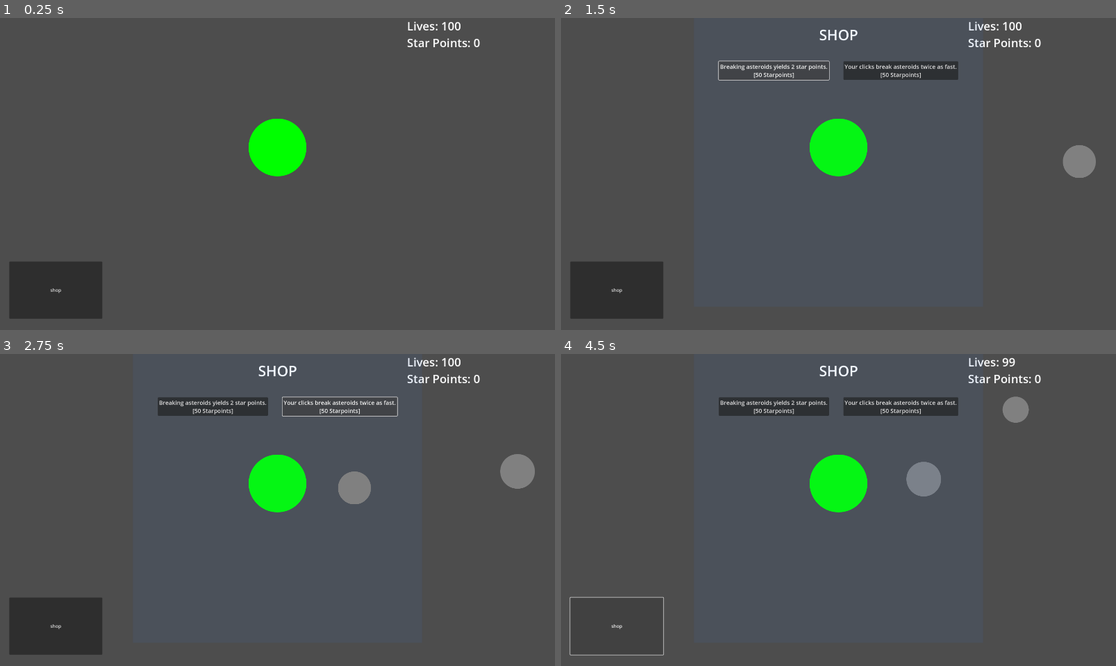
Above: before the commit, frames 1-4 (two rows, left to right).
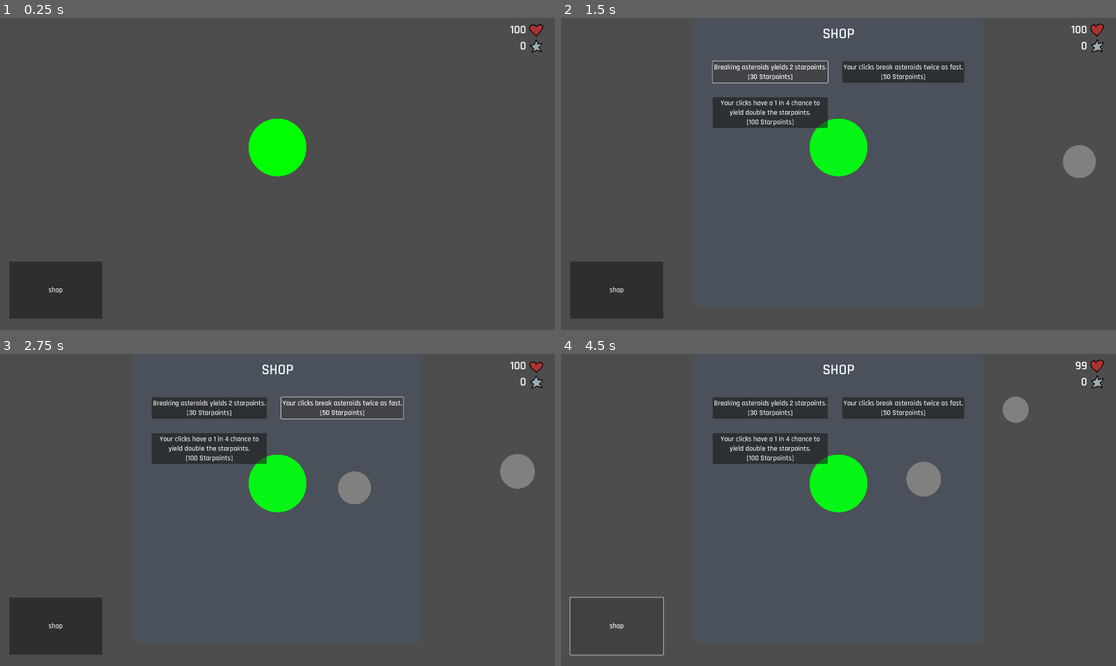
Above: after the commit, the same moments.

Repository: Paracosms/uni-jam
Game: Godot game, scene res://scenes/main.tscn
Two runs of this game, one before a commit and one after it. Both use one fixed random seed, a clock stepped at 60 frames per second and the inputs below.
Inputs (mouse positions are in pixels of both pictures, inside the frame that each line leads up to):
- Up to frame 1 (0.25 s): no input
- Up to frame 2 (1.5 s): click "shop" at 0.5 s; click "Breaking asteroids yields 2 s…" at 1.25 s
- Up to frame 3 (2.75 s): click "Your clicks break asteroids t…" at 2 s
- Up to frame 4 (4.5 s): click (771, 447) at 2.75 s, where only the run after the commit has a clickable "Your clicks have a 1 in 4 cha…"; click "shop" at 3.5 s; click "shop" at 4.25 s

The runs differ from the first frame. In frame 1, 0.5% of the frame differs, in the area x 8-98%, y 1-89%; in frame 2, 3.6%; in frame 3, 3.6%; in frame 4, 3.7%.

Commit message:
Add animated UI and shop upgrades to game
Introduces a new UI scene with animated lives and starpoints, using custom font and theme. Refactors globals and asteroid logic to support critical hits and improved starpoint yield. Updates shop with new upgrade options and disables purchased upgrades. Removes old label from globals scene and integrates UI into main scene. Adds necessary assets and resources for animations and theme.

Diff:
--- /dev/null
+++ b/assets/resources/lives.tres
@@ -0,0 +1,14 @@
+[gd_resource type="AnimatedTexture" load_steps=4 format=3 uid="uid://7mtyqv42wlaf"]
+
+[ext_resource type="Texture2D" uid="uid://urjg5ts6lcdw" path="res://assets/sprites/animations/lives0.png" id="1_q2mpn"]
+[ext_resource type="Texture2D" uid="uid://bw61ohcorolgj" path="res://assets/sprites/animations/lives1.png" id="2_u0dre"]
+[ext_resource type="Texture2D" uid="uid://drjmxq87n6g3m" path="res://assets/sprites/animations/lives2.png" id="3_nlgpg"]
+
+[resource]
+frames = 3
+speed_scale = 8.0
+frame_0/texture = ExtResource("1_q2mpn")
+frame_1/texture = ExtResource("2_u0dre")
+frame_1/duration = 1.0
+frame_2/texture = ExtResource("3_nlgpg")
+frame_2/duration = 1.0
--- /dev/null
+++ b/assets/resources/starpoints.tres
@@ -0,0 +1,14 @@
+[gd_resource type="AnimatedTexture" load_steps=4 format=3 uid="uid://ygqyjex4xl27"]
+
+[ext_resource type="Texture2D" uid="uid://c6g6ns4y3rpta" path="res://assets/sprites/animations/starpoints0.png" id="1_6ofqr"]
+[ext_resource type="Texture2D" uid="uid://jcq6uujhasnu" path="res://assets/sprites/animations/starpoints1.png" id="2_8npuu"]
+[ext_resource type="Texture2D" uid="uid://cp74qspg64qvw" path="res://assets/sprites/animations/starpoints2.png" id="3_qxmrv"]
+
+[resource]
+frames = 3
+speed_scale = 8.0
+frame_0/texture = ExtResource("1_6ofqr")
+frame_1/texture = ExtResource("2_8npuu")
+frame_1/duration = 1.0
+frame_2/texture = ExtResource("3_qxmrv")
+frame_2/duration = 1.0
--- /dev/null
+++ b/assets/resources/textUI.tres
@@ -0,0 +1,145 @@
+[gd_resource type="Theme" load_steps=9 format=3 uid="uid://cebjujnfsoqb4"]
+
+[ext_resource type="FontFile" uid="uid://7gt0j4mddmvf" path="res://assets/fonts/Rajdhani-SemiBold.ttf" id="1_d5olg"]
+
+[sub_resource type="StyleBoxFlat" id="StyleBoxFlat_kpkwn"]
+content_margin_left = 4.0
+content_margin_top = 4.0
+content_margin_right = 4.0
+content_margin_bottom = 4.0
+bg_color = Color(0.1, 0.1, 0.1, 0.3)
+corner_radius_top_left = 3
+corner_radius_top_right = 3
+corner_radius_bottom_right = 3
+corner_radius_bottom_left = 3
+corner_detail = 5
+
+[sub_resource type="StyleBoxFlat" id="StyleBoxFlat_vl32q"]
+content_margin_left = 4.0
+content_margin_top = 4.0
+content_margin_right = 4.0
+content_margin_bottom = 4.0
+bg_color = Color(1, 1, 1, 0.75)
+draw_center = false
+border_width_left = 2
+border_width_top = 2
+border_width_right = 2
+border_width_bottom = 2
+corner_radius_top_left = 3
+corner_radius_top_right = 3
+corner_radius_bottom_right = 3
+corner_radius_bottom_left = 3
+corner_detail = 5
+expand_margin_left = 2.0
+expand_margin_top = 2.0
+expand_margin_right = 2.0
+expand_margin_bottom = 2.0
+
+[sub_resource type="StyleBoxFlat" id="StyleBoxFlat_32gd1"]
+content_margin_left = 4.0
+content_margin_top = 4.0
+content_margin_right = 4.0
+content_margin_bottom = 4.0
+bg_color = Color(0.225, 0.225, 0.225, 0.6)
+corner_radius_top_left = 3
+corner_radius_top_right = 3
+corner_radius_bottom_right = 3
+corner_radius_bottom_left = 3
+corner_detail = 5
+
+[sub_resource type="StyleBoxFlat" id="StyleBoxFlat_suyci"]
+content_margin_left = 4.0
+content_margin_top = 4.0
+content_margin_right = 4.0
+content_margin_bottom = 4.0
+bg_color = Color(0.1, 0.1, 0.1, 0.6)
+corner_radius_top_left = 3
+corner_radius_top_right = 3
+corner_radius_bottom_right = 3
+corner_radius_bottom_left = 3
+corner_detail = 5
+
+[sub_resource type="StyleBoxFlat" id="StyleBoxFlat_xjige"]
+content_margin_left = 4.0
+content_margin_top = 4.0
+content_margin_right = 4.0
+content_margin_bottom = 4.0
+bg_color = Color(0, 0, 0, 0.6)
+corner_radius_top_left = 3
+corner_radius_top_right = 3
+corner_radius_bottom_right = 3
+corner_radius_bottom_left = 3
+corner_detail = 5
+
+[sub_resource type="StyleBoxEmpty" id="StyleBoxEmpty_g57i6"]
+
+[sub_resource type="StyleBoxEmpty" id="StyleBoxEmpty_xr8sf"]
+content_margin_left = 0.0
+content_margin_top = 0.0
+content_margin_right = 0.0
+content_margin_bottom = 0.0
+
+[resource]
+Button/colors/font_color = Color(0.875, 0.875, 0.875, 1)
+Button/colors/font_disabled_color = Color(0.875, 0.875, 0.875, 0.5)
+Button/colors/font_focus_color = Color(0.95, 0.95, 0.95, 1)
+Button/colors/font_hover_color = Color(0.95, 0.95, 0.95, 1)
+Button/colors/font_hover_pressed_color = Color(1, 1, 1, 1)
+Button/colors/font_outline_color = Color(0, 0, 0, 1)
+Button/colors/font_pressed_color = Color(1, 1, 1, 1)
+Button/colors/icon_disabled_color = Color(1, 1, 1, 0.4)
+Button/colors/icon_focus_color = Color(1, 1, 1, 1)
+Button/colors/icon_hover_color = Color(1, 1, 1, 1)
+Button/colors/icon_hover_pressed_color = Color(1, 1, 1, 1)
+Button/colors/icon_normal_color = Color(1, 1, 1, 1)
+Button/colors/icon_pressed_color = Color(1, 1, 1, 1)
+Button/constants/align_to_largest_stylebox = 0
+Button/constants/h_separation = 4
+Button/constants/icon_max_width = 0
+Button/constants/outline_size = 0
+Button/font_sizes/font_size = 25
+Button/fonts/font = ExtResource("1_d5olg")
+Button/styles/disabled = SubResource("StyleBoxFlat_kpkwn")
+Button/styles/focus = SubResource("StyleBoxFlat_vl32q")
+Button/styles/hover = SubResource("StyleBoxFlat_32gd1")
+Button/styles/normal = SubResource("StyleBoxFlat_suyci")
+Button/styles/pressed = SubResource("StyleBoxFlat_xjige")
+Label/colors/font_color = Color(1, 1, 1, 1)
+Label/colors/font_outline_color = Color(0, 0, 0, 1)
+Label/colors/font_shadow_color = Color(0, 0, 0, 0)
+Label/constants/line_spacing = 3
+Label/constants/outline_size = 0
+Label/constants/shadow_offset_x = 1
+Label/constants/shadow_offset_y = 1
+Label/constants/shadow_outline_size = 1
+Label/fonts/font = ExtResource("1_d5olg")
+Label/styles/normal = SubResource("StyleBoxEmpty_g57i6")
+RichTextLabel/colors/default_color = Color(1, 1, 1, 1)
+RichTextLabel/colors/font_outline_color = Color(0, 0, 0, 1)
+RichTextLabel/colors/font_selected_color = Color(0, 0, 0, 0)
+RichTextLabel/colors/font_shadow_color = Color(0, 0, 0, 0)
+RichTextLabel/colors/selection_color = Color(0.1, 0.1, 1, 0.8)
+RichTextLabel/colors/table_border = Color(0, 0, 0, 0)
+RichTextLabel/colors/table_even_row_bg = Color(0, 0, 0, 0)
+RichTextLabel/colors/table_odd_row_bg = Color(0, 0, 0, 0)
+RichTextLabel/constants/line_separation = 0
+RichTextLabel/constants/outline_size = 0
+RichTextLabel/constants/shadow_offset_x = 1
+RichTextLabel/constants/shadow_offset_y = 1
+RichTextLabel/constants/shadow_outline_size = 1
+RichTextLabel/constants/table_h_separation = 3
+RichTextLabel/constants/table_v_separation = 3
+RichTextLabel/constants/text_highlight_h_padding = 3
+RichTextLabel/constants/text_highlight_v_padding = 3
+RichTextLabel/font_sizes/bold_font_size = 16
+RichTextLabel/font_sizes/bold_italics_font_size = 16
+RichTextLabel/font_sizes/italics_font_size = 16
+RichTextLabel/font_sizes/mono_font_size = 16
+RichTextLabel/font_sizes/normal_font_size = 16
+RichTextLabel/fonts/bold_font = ExtResource("1_d5olg")
+RichTextLabel/fonts/bold_italics_font = ExtResource("1_d5olg")
+RichTextLabel/fonts/italics_font = ExtResource("1_d5olg")
+RichTextLabel/fonts/mono_font = ExtResource("1_d5olg")
+RichTextLabel/fonts/normal_font = ExtResource("1_d5olg")
+RichTextLabel/styles/focus = SubResource("StyleBoxFlat_vl32q")
+RichTextLabel/styles/normal = SubResource("StyleBoxEmpty_xr8sf")
--- a/project.godot
+++ b/project.godot
@@ -25,3 +25,7 @@
 window/size/viewport_height=1080
 window/size/resizable=false
 window/size/borderless=true
+
+[gui]
+
+theme/custom="uid://cebjujnfsoqb4"
--- a/scenes/globals.tscn
+++ b/scenes/globals.tscn
@@ -1,19 +1,6 @@
-[gd_scene load_steps=4 format=3 uid="uid://rj1qruh2kyqx"]
+[gd_scene load_steps=2 format=3 uid="uid://rj1qruh2kyqx"]
 
 [ext_resource type="Script" uid="uid://bxr5pnry6titu" path="res://scripts/globals.gd" id="1_e82qx"]
-[ext_resource type="Script" uid="uid://btoba4j5yk7k4" path="res://scripts/label.gd" id="2_uf85h"]
-
-[sub_resource type="LabelSettings" id="LabelSettings_e82qx"]
-font_size = 40
 
 [node name="Globals" type="Node2D"]
 script = ExtResource("1_e82qx")
-
-[node name="Label" type="Label" parent="."]
-offset_left = 1408.0
-offset_right = 1920.0
-offset_bottom = 128.0
-text = "Lives: _____
-Star Points: _____"
-label_settings = SubResource("LabelSettings_e82qx")
-script = ExtResource("2_uf85h")
--- a/scenes/main.tscn
+++ b/scenes/main.tscn
@@ -1,13 +1,18 @@
-[gd_scene load_steps=5 format=3 uid="uid://c1lhoo3nuiyi6"]
+[gd_scene load_steps=6 format=3 uid="uid://c1lhoo3nuiyi6"]
 
 [ext_resource type="PackedScene" uid="uid://cafa1kp7jmpc5" path="res://scenes/asteroid.tscn" id="1"]
 [ext_resource type="Script" uid="uid://8o3ytshbr1qp" path="res://scripts/main.gd" id="1_jyhfs"]
 [ext_resource type="PackedScene" uid="uid://c53rpnk5xwo62" path="res://scenes/earth.tscn" id="2_0wfyh"]
+[ext_resource type="PackedScene" uid="uid://cynt3lbt5jsyb" path="res://scenes/ui.tscn" id="3_tbgi4"]
 [ext_resource type="PackedScene" uid="uid://rj1qruh2kyqx" path="res://scenes/globals.tscn" id="4_jyhfs"]
 
 [node name="Main" type="Node2D"]
 script = ExtResource("1_jyhfs")
 asteroid_scene = ExtResource("1")
+
+[node name="Ui" parent="." instance=ExtResource("3_tbgi4")]
+offset_left = 1900.0
+offset_right = 1900.0
 
 [node name="Globals" parent="." instance=ExtResource("4_jyhfs")]
 
@@ -18,11 +23,13 @@
 [node name="Earth" parent="." instance=ExtResource("2_0wfyh")]
 position = Vector2(960, 448)
 
-[node name="changeScene" type="Button" parent="."]
+[node name="ToggleShop" type="Button" parent="."]
+z_index = 1
 offset_left = 32.0
 offset_top = 843.0
 offset_right = 354.0
 offset_bottom = 1041.0
 text = "shop"
 
-[connection signal="pressed" from="changeScene" to="." method="_on_change_scene_pressed"]
+[connection signal="pressed" from="ToggleShop" to="." method="_on_change_scene_pressed"]
+[connection signal="pressed" from="ToggleShop" to="." method="_on_toggle_shop_pressed"]
--- a/scenes/shop.tscn
+++ b/scenes/shop.tscn
@@ -43,18 +43,27 @@
 columns = 2
 
 [node name="doubleYield" type="Button" parent="MarginContainer/upgrades"]
+unique_name_in_owner = true
 custom_minimum_size = Vector2(50, 50)
 layout_mode = 2
-theme_override_font_sizes/font_size = 20
-text = "Breaking asteroids yields 2 star points.
-[50 Starpoints]"
+text = "Breaking asteroids yields 2 starpoints.
+[30 Starpoints]"
 
 [node name="doubleDamage" type="Button" parent="MarginContainer/upgrades"]
+unique_name_in_owner = true
 custom_minimum_size = Vector2(50, 50)
 layout_mode = 2
-theme_override_font_sizes/font_size = 20
 text = "Your clicks break asteroids twice as fast.
 [50 Starpoints]"
 
+[node name="enableCrit" type="Button" parent="MarginContainer/upgrades"]
+unique_name_in_owner = true
+custom_minimum_size = Vector2(50, 50)
+layout_mode = 2
+text = "Your clicks have a 1 in 4 chance to
+ yield double the starpoints.
+[100 Starpoints]"
+
 [connection signal="pressed" from="MarginContainer/upgrades/doubleYield" to="." method="_on_double_yield_pressed"]
 [connection signal="pressed" from="MarginContainer/upgrades/doubleDamage" to="." method="_on_double_damage_pressed"]
+[connection signal="pressed" from="MarginContainer/upgrades/enableCrit" to="." method="_on_enable_crit_pressed"]
--- /dev/null
+++ b/scenes/ui.tscn
@@ -0,0 +1,54 @@
+[gd_scene load_steps=4 format=3 uid="uid://cynt3lbt5jsyb"]
+
+[ext_resource type="Texture2D" uid="uid://7mtyqv42wlaf" path="res://assets/resources/lives.tres" id="1_nt7q6"]
+[ext_resource type="Script" uid="uid://b04y5fmvggnk5" path="res://scripts/ui.gd" id="1_yev5y"]
+[ext_resource type="Texture2D" uid="uid://ygqyjex4xl27" path="res://assets/resources/starpoints.tres" id="2_x4jx1"]
+
+[node name="Ui" type="Control"]
+layout_mode = 3
+anchors_preset = 15
+anchor_right = 1.0
+anchor_bottom = 1.0
+grow_horizontal = 2
+grow_vertical = 2
+script = ExtResource("1_yev5y")
+
+[node name="MarginContainer" type="MarginContainer" parent="."]
+layout_mode = 1
+anchors_preset = 1
+anchor_left = 1.0
+anchor_right = 1.0
+offset_left = -117.0
+offset_bottom = 107.0
+grow_horizontal = 0
+theme_override_constants/margin_top = 15
+theme_override_constants/margin_right = 20
+
+[node name="GridContainer" type="GridContainer" parent="MarginContainer"]
+layout_mode = 2
+theme_override_constants/h_separation = 10
+columns = 2
+
+[node name="lives" type="Label" parent="MarginContainer/GridContainer"]
+unique_name_in_owner = true
+layout_mode = 2
+theme_override_font_sizes/font_size = 40
+text = "000"
+horizontal_alignment = 2
+
+[node name="livesAnimation" type="TextureRect" parent="MarginContainer/GridContainer"]
+layout_mode = 2
+texture = ExtResource("1_nt7q6")
+stretch_mode = 2
+
+[node name="starpoints" type="Label" parent="MarginContainer/GridContainer"]
+unique_name_in_owner = true
+layout_mode = 2
+theme_override_font_sizes/font_size = 40
+text = "000"
+horizontal_alignment = 2
+
+[node name="starpointsAnimation" type="TextureRect" parent="MarginContainer/GridContainer"]
+layout_mode = 2
+texture = ExtResource("2_x4jx1")
+stretch_mode = 2
--- a/scripts/asteroid.gd
+++ b/scripts/asteroid.gd
@@ -23,5 +23,12 @@
 func _on_click_area_input_event(_viewport: Node, event: InputEvent, _shape_idx: int) -> void:
 	if event is InputEventMouseButton and event.pressed and event.button_index == MOUSE_BUTTON_LEFT:
 		print("Asteroid clicked!")
-		Globals.starPoints += 1 * Globals.yieldMultiplier
+
+		### STARPOINTS AWARDED LOGIC ###
+		var critActive : int = 0 #
+		if Globals.critEnabled && (randi() % 4) == 0: # Critical hit procs if a random integer between 0 - 3 is equal to 0 (aka 1 in 4 chance)
+			critActive = 1
+			print("Critical hit!")
+		Globals.starPoints += Globals.baseYield + (Globals.baseYield * Globals.critMultiplier * critActive)
+		critActive = 0 # Prepares for next click
 		queue_free()
--- a/scripts/globals.gd
+++ b/scripts/globals.gd
@@ -3,4 +3,7 @@
 var lives : int = 100
 var starPoints : int = 0
 var clickDamage : int = 1
-var yieldMultiplier : float = 30
+var baseYield : int = 100
+var yieldMultiplier : float = 1
+var critMultiplier : float = 1 # Such that a critMultiplier of n will yield n+1 starpoints
+var critEnabled : bool = false
--- a/scripts/main.gd
+++ b/scripts/main.gd
@@ -49,6 +49,15 @@
 	add_child(meteorShower_timer)
 	meteorShower_timer.start()
 
+
+	### SHOP SCREEN LOGIC ###
+	var screen_size = get_viewport().get_visible_rect().size
+	var shop = shop_scene.instantiate()
+	add_child(shop)
+	get_node("Shop").position = Vector2(screen_size.x / 2, 0)
+	get_node("Shop").visible = false
+
+
 func spawn_asteroid():
 	var asteroid = asteroid_scene.instantiate()
 
@@ -79,15 +88,11 @@
 	else:
 		print("\nMeteor Failed\n")
 
-
-func _on_change_scene_pressed():
-	var screen_size = get_viewport().get_visible_rect().size
-	var shop = shop_scene.instantiate()
-
+func _on_toggle_shop_pressed():
+	# Toggles the shop
 	if shopOpened:
-		get_node("Shop").queue_free()
+		get_node("Shop").visible = false
 		shopOpened = false
 	else:
-		add_child(shop)
-		shop.position = Vector2(screen_size.x / 2, 0)
+		get_node("Shop").visible = true
 		shopOpened = true
--- a/scripts/shop.gd
+++ b/scripts/shop.gd
@@ -1,20 +1,25 @@
 extends Node2D
 
-var starPoints = Globals.starPoints
+# Breaking asteroids yields 2 star points. [30 Starpoints]
+func _on_double_yield_pressed():
+	var price = 30
+	if Globals.starPoints >= price:
+		Globals.starPoints -= price
+		Globals.baseYield = 2
+		%doubleYield.disabled = true
 
-func _process(delta):
-	print(starPoints)
+# Your clicks break asteroids twice as fast. [30 Starpoints]
+func _on_double_damage_pressed():
+	var price = 30
+	if Globals.starPoints >= price:
+		Globals.starPoints -= price
+		Globals.clickDamage = 2
+		%doubleDamage.disabled = true
 
-# Breaking asteroids yields 2 star points. [50 Starpoints]
-func _on_double_yield_pressed():
-	if starPoints >= 50:
-		Globals.starPoints -= 50
-		Globals.yieldMultiplier = 2
-		print("purchased !")
-
-# Your clicks break asteroids twice as fast. [50 Starpoints]
-func _on_double_damage_pressed():
-	if starPoints >= 50:
-		Globals.starPoints -= 50
-		Globals.clickDamage = 2
-		print("purchased !")
+# Your clicks have a 1 in 4 chance to yield double the starpoints. [100 Starpoints]
+func _on_enable_crit_pressed():
+	var price = 100
+	if Globals.starPoints >= price:
+		Globals.starPoints -= price
+		Globals.critEnabled = true
+		%enableCrit.disabled = true
--- /dev/null
+++ b/scripts/ui.gd
@@ -0,0 +1,8 @@
+extends Control
+
+func _process(_delta):
+	var lives = Globals.lives
+	var starPoints = Globals.starPoints
+
+	%lives.text = str(lives)
+	%starpoints.text = str(starPoints)
Not shown, added: assets/fonts/OFL.txt
Binary file added: assets/fonts/Rajdhani-SemiBold.ttf
Not shown, added: assets/fonts/Rajdhani-SemiBold.ttf.import
Binary file added: assets/sprites/animations/lives0.png
Not shown, added: assets/sprites/animations/lives0.png.import
Binary file added: assets/sprites/animations/lives1.png
Not shown, added: assets/sprites/animations/lives1.png.import
Binary file added: assets/sprites/animations/lives2.png
Not shown, added: assets/sprites/animations/lives2.png.import
Binary file added: assets/sprites/animations/starpoints0.png
Not shown, added: assets/sprites/animations/starpoints0.png.import
Binary file added: assets/sprites/animations/starpoints1.png
(and 4 more such lines)
